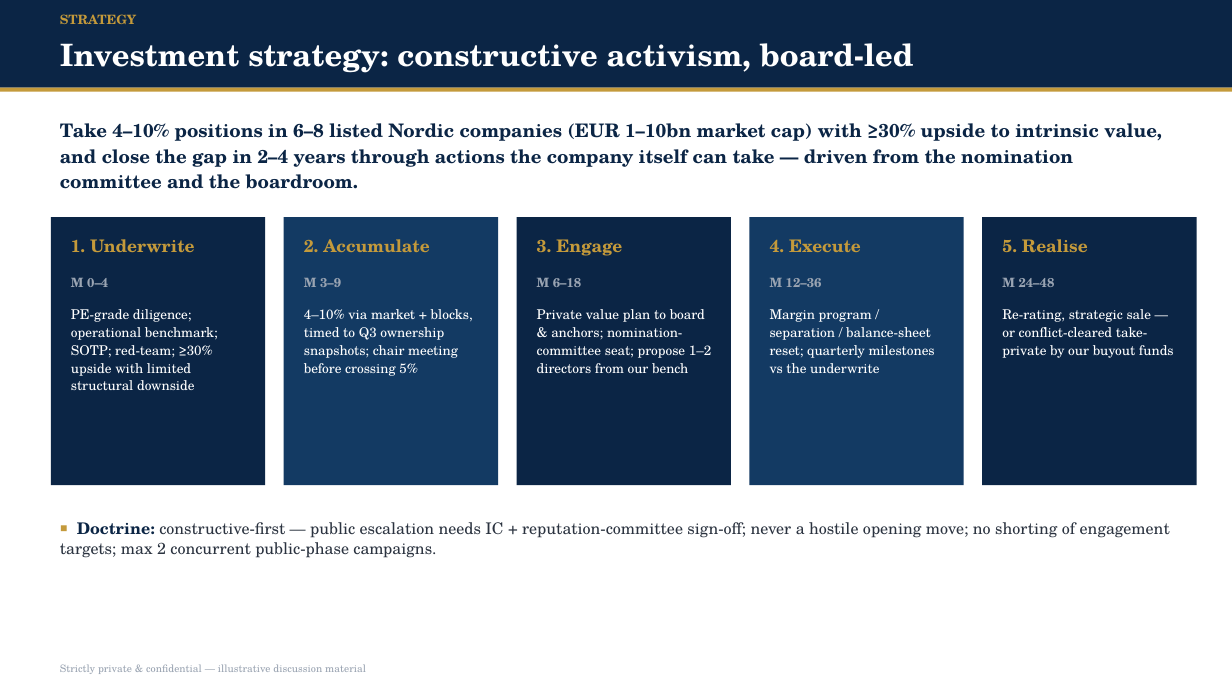
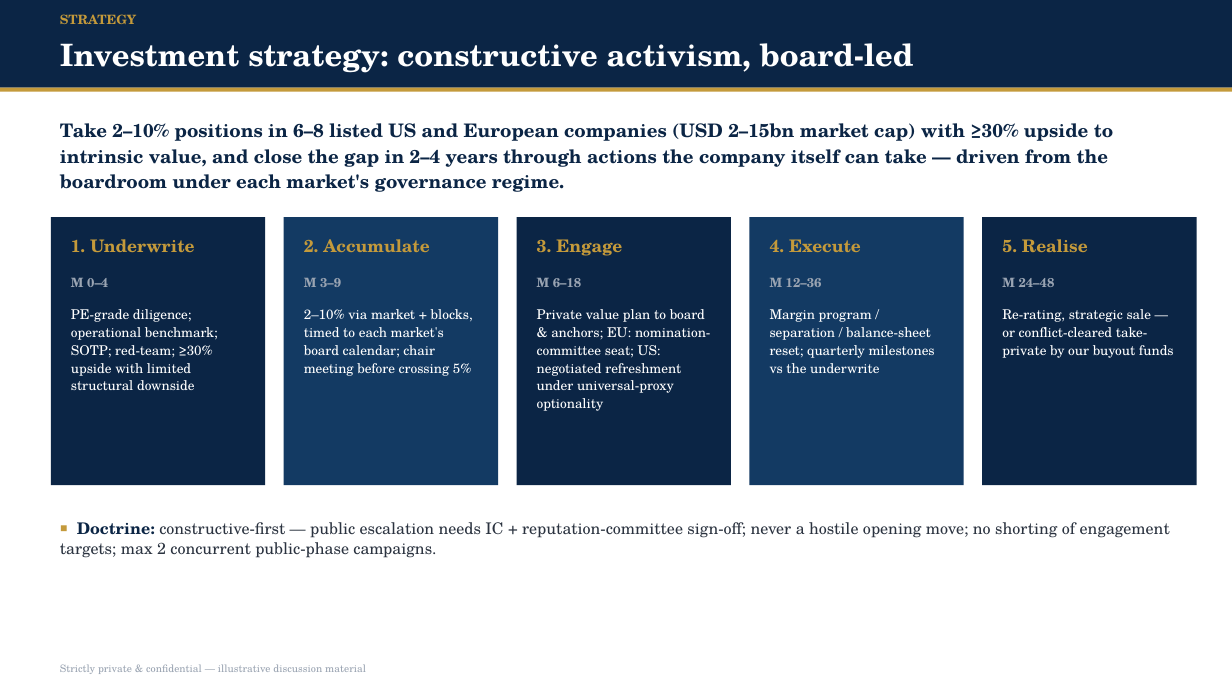
Before and after one commit to knutnyman/knutnyman, a slide deck: slide 6 of nordic-capital-activism-pitch/Nordic_Capital_Engaged_Equities_Deck.pptx. Drawn at 1232x693 pixels with LibreOffice and Linux fonts; fonts in the diff are those of the drawing. Boxes give left, top, right and bottom in pixels: in the first picture for what was removed or moved away, otherwise in the second. Text is boxed around its words. In the diff, an @@ line names an element or a change of style, - is before the commit and + after.

```diff
--- a/nordic-capital-activism-pitch/Nordic_Capital_Engaged_Equities_Deck.pptx
+++ b/nordic-capital-activism-pitch/Nordic_Capital_Engaged_Equities_Deck.pptx
@@ text at (x1=60, y1=123, x2=1113, y2=192): text changed @@
-Take 4–10% positions in 6–8 listed Nordic companies (EUR 1–10bn market cap) with ≥30% upside to intrinsic value, and close the gap in 2–4 years through actions the company itself can take — driven from the nomination committee and the boardroom.
+Take 2–10% positions in 6–8 listed US and European companies (USD 2–15bn market cap) with ≥30% upside to intrinsic value, and close the gap in 2–4 years through actions the company itself can take — driven from the boardroom under each market's governance regime.
@@ text at (x1=304, y1=309, x2=473, y2=376): text changed @@
-4–10% via market + blocks, timed to Q3 ownership snapshots; chair meeting before crossing 5%
+2–10% via market + blocks, timed to each market's board calendar; chair meeting before crossing 5%
@@ text at (x1=537, y1=309, x2=710, y2=411): text changed @@
-Private value plan to board & anchors; nomination-committee seat; propose 1–2 directors from our bench
+Private value plan to board & anchors; EU: nomination-committee seat; US: negotiated refreshment under universal-proxy optionality
```
Also in this commit, not shown: 13 other slides changed, 1 slide added, 1 slide removed, 3 other files.
